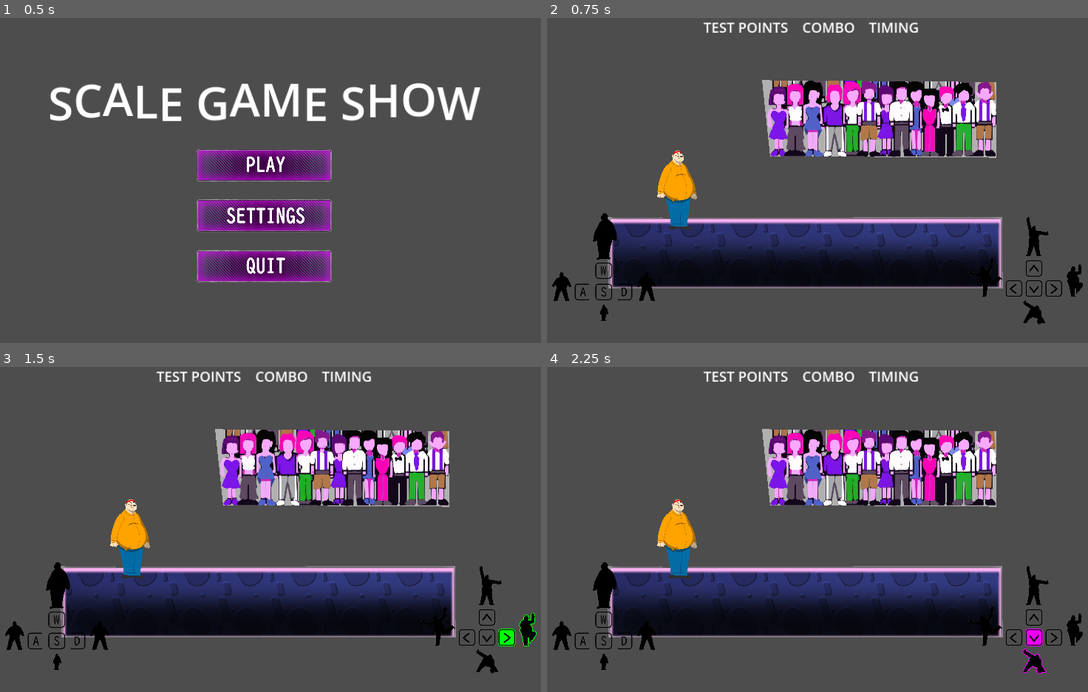
Above: before the commit, frames 1-4 (two rows, left to right).
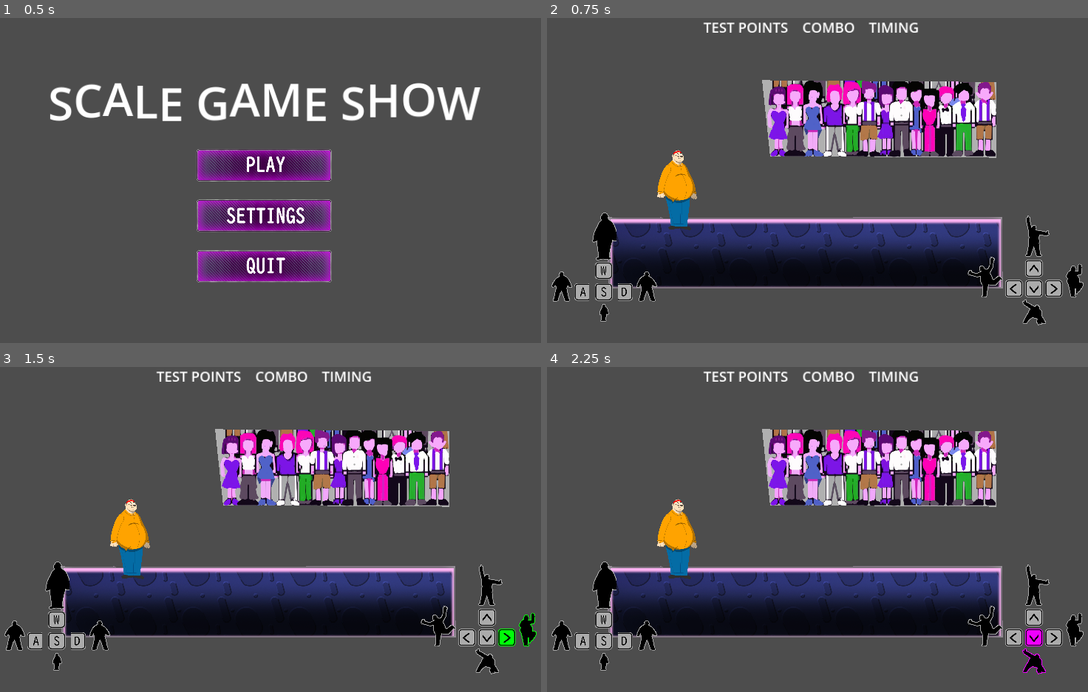
Above: after the commit, the same moments.

Repository: onegm/Scale-Game-Show
Game: Godot game, scene res://UI/main_menu/menu_screen.tscn
Two runs of this game, one before a commit and one after it. Both use one fixed random seed, a clock stepped at 60 frames per second and the inputs below.
Inputs (mouse positions are in pixels of both pictures, inside the frame that each line leads up to):
- Up to frame 1 (0.5 s): no input
- Up to frame 2 (0.75 s): click (812, 164) at 0.5 s
- Up to frame 3 (1.5 s): tap Enter at 1.25 s; hold Right (pose_right) from 1.28 s (still down); tap A (look_left) at 1.35 s
- Up to frame 4 (2.25 s): tap Space at 2 s; release Right (pose_right) at 2.03 s; hold Down (pose_down) from 2.03 s (still down); tap D (look_right) at 2.1 s

Frame 1 is identical in both runs. In frame 2, 1.5% of the frame differs, in the area x 0-100%, y 59-95%; in frame 3, 1.3%; in frame 4, 1.3%.

Commit message:
Updated UI for clarity, Updated Score system for HYPE

Diff:
--- a/player/player.gd
+++ b/player/player.gd
@@ -53,7 +53,13 @@
 		score = "Normal"
 
 	if wall_pose.equals(player_state):
-		point_counter += 1
+		match score:
+			"Perfect":
+				point_counter += (200 + (5 * combo_meter))
+			"Great":
+				point_counter += (100 + (2 * combo_meter))
+			"Normal":
+				point_counter += (50 + (combo_meter))
 		combo_meter += 1
 		SignalBus.score_update.emit(point_counter, combo_meter, score)
 		$Anim.play("right_pose")
Binary file changed: UI/Elements/Arrow Keys HUD element - Down Highlight.png
Binary file changed: UI/Elements/Arrow Keys HUD element - Left Highlight.png
Binary file changed: UI/Elements/Arrow Keys HUD element - Right Highlight.png
Binary file changed: UI/Elements/Arrow Keys HUD element - Up Highlight.png
Binary file changed: UI/Elements/Arrow Keys HUD element.png
Not shown, added: UI/Elements/GMTK Stage Foreground - Hands.png.import
Not shown, added: UI/Elements/GMTK Stage Foreground - Lights.png.import
Not shown, added: UI/Elements/GMTK Stage Foreground - People Close.png.import
Binary file changed: UI/Elements/WASD HUD element - A.png
Binary file changed: UI/Elements/WASD HUD element - D.png
Binary file changed: UI/Elements/WASD HUD element - S.png
Binary file changed: UI/Elements/WASD HUD element - W.png
(and 2 more such lines)
